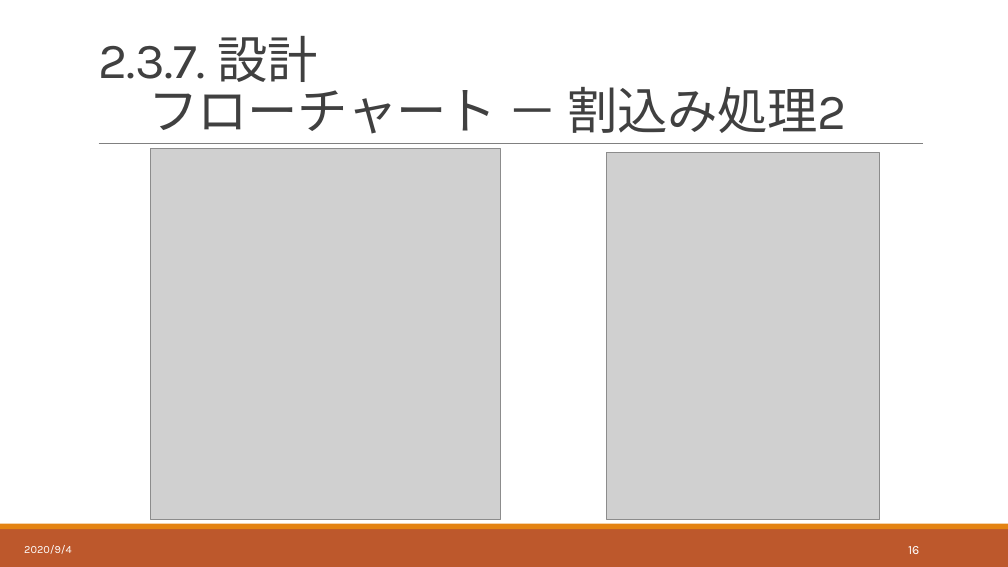
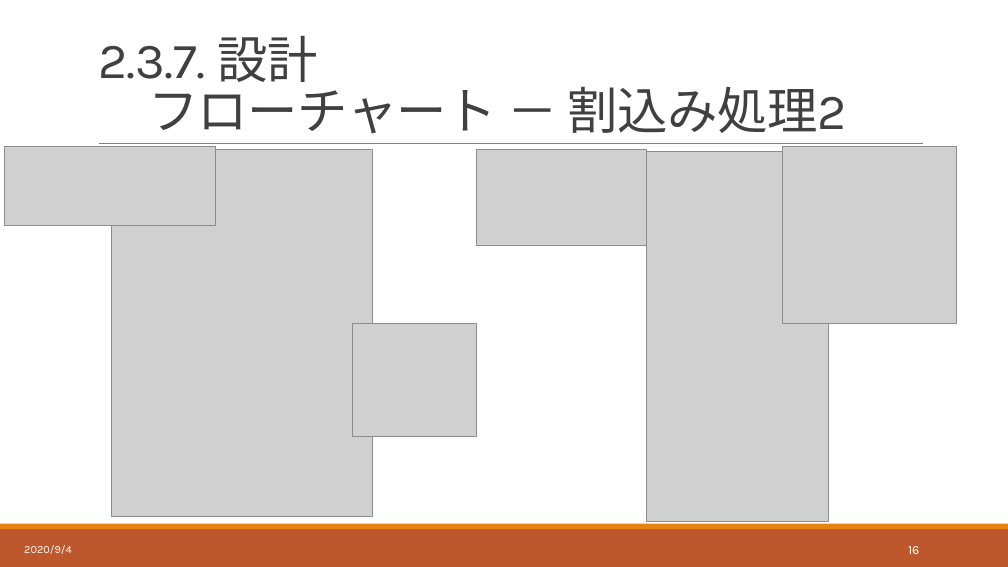
Before and after one commit to hakohumi/comp.train.whack-a-mole, a slide deck: slide 17 of 資料/設計書/発表資料/設計レビュー_発表資料.pptx. Drawn at 1008x567 pixels with LibreOffice and Linux fonts; fonts in the diff are those of the drawing; grey boxes stand for pictures. Boxes give left, top, right and bottom in pixels: in the first picture for what was removed or moved away, otherwise in the second. Text is boxed around its words. In the diff, an @@ line names an element or a change of style, - is before the commit and + after.

```diff
--- a/資料/設計書/発表資料/設計レビュー_発表資料.pptx
+++ b/資料/設計書/発表資料/設計レビュー_発表資料.pptx
@@ picture added at <box>5,147,216,225</box> @@
@@ picture added at <box>783,147,957,324</box> @@
@@ picture: place and size @@
-picture at <box>150,149,501,520</box>
+picture at <box>112,150,373,516</box>
@@ picture added at <box>476,150,647,246</box> @@
@@ picture: place and size @@
-picture at <box>607,153,879,520</box>
+picture at <box>647,151,828,521</box>
@@ picture added at <box>352,323,476,436</box> @@
```
Also in this commit, not shown: 3 other files.
